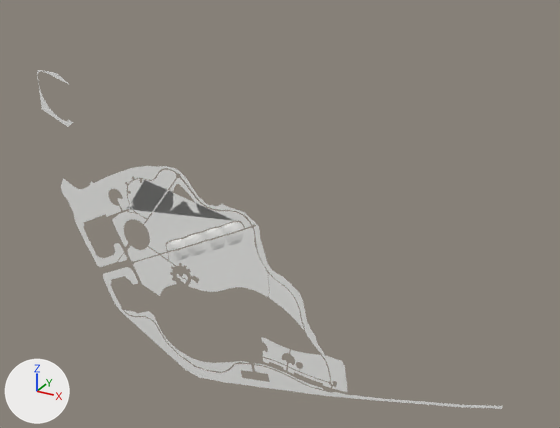
The glTF model models/mrsim/BaylandsPark.glb, before and after one commit.
The view is the same before and after, from a camera (50 mm lens) standing at (965.0, -1284.0, 850.0) and looking at (230.0, 53.0, 181.0). The lights are fixed; the arrows at lower left show +X, +Y and +Z. The older version comes first. Vertices at exactly the same position are counted once.
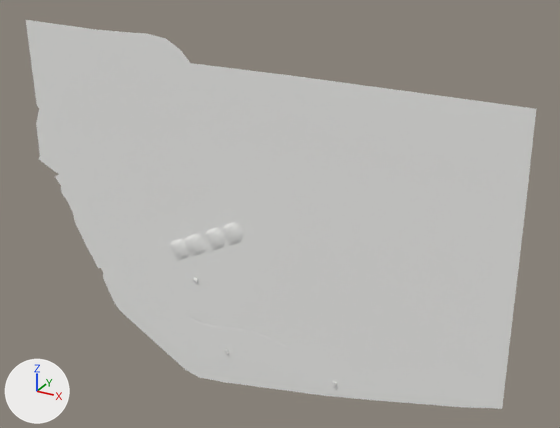
Where the change shows, as pixel boxes (x1, y1, x2, y2) in the pictures (560 x 428 px):
'Mesh_0', reshaped (10% wider, 15% taller): before (37, 70, 502, 409); after (26, 20, 536, 409)
part 1 of me_mesh_0, added: after (26, 20, 536, 406)

The change, as a list of edits to the scene's bpy script:
```text
Change me_mesh_0:
    used by ob_mesh_0; location = (0.0, 0.0, 0.0)
    remove me_mesh_0.from_pydata(...)  # 1059 vertices, 1137 faces; spans x -380.0..750.0, y -5.0..1.0, z -274.0..436.0
    add me_mesh_0.from_pydata(...)  # 1996 vertices, 3913 faces; spans x -412.0..750.0, y -5.0..1.0, z -274.0..548.0
    me_mesh_0 part 1: 655 vertices added at x -412.0..750.0, y -2.0..1.0, z -217.0..548.0
    other edits to the shape of me_mesh_0 do not show in these pictures
```
